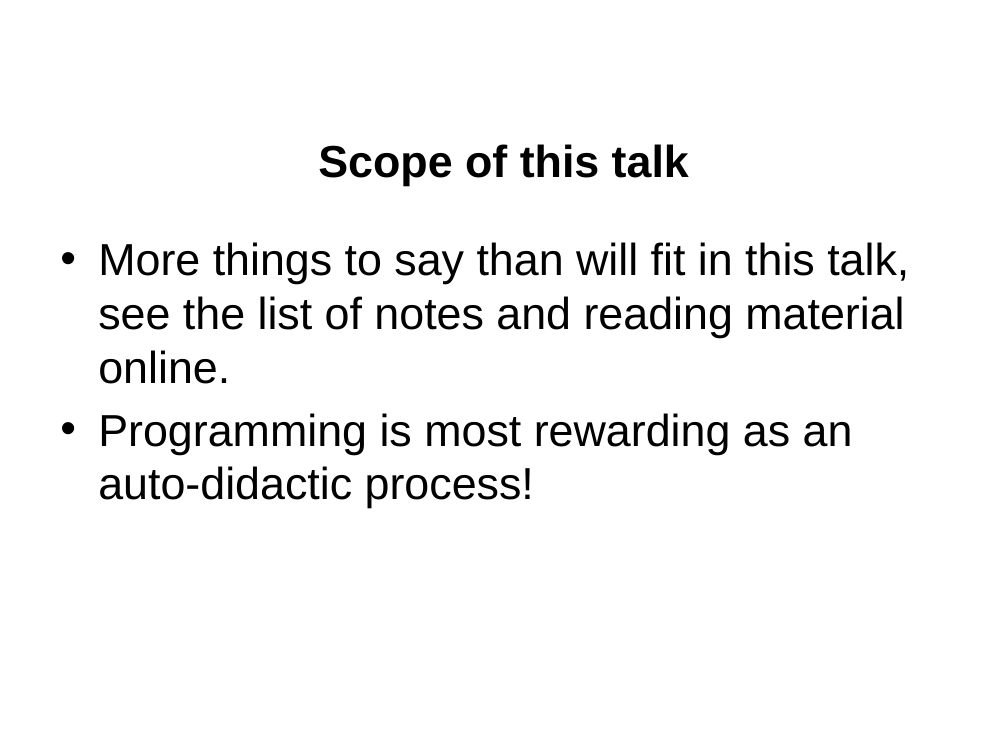
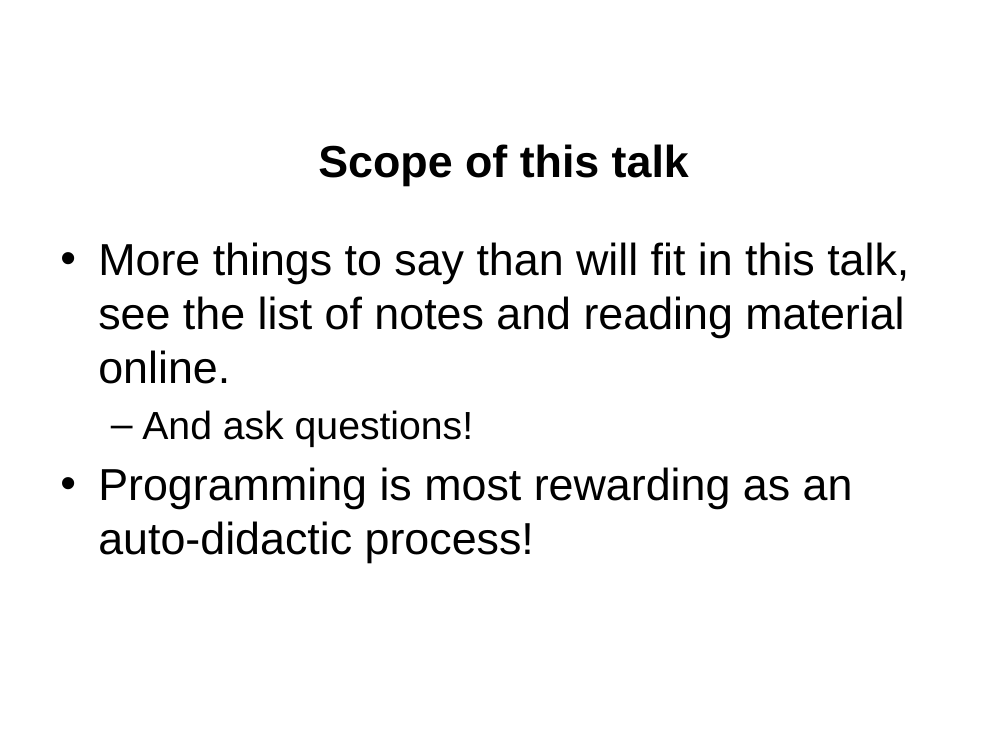
Before and after one commit to jgerity/talks, a slide deck: slide 2 of 2016/computing_workgroup/intro-to-python/intro-to-python.pptx (slide 3 before the commit). Drawn at 1008x756 pixels with LibreOffice and Linux fonts; fonts in the diff are those of the drawing; background and template pictures are left out. Boxes give left, top, right and bottom in pixels: in the first picture for what was removed or moved away, otherwise in the second. Text is boxed around its words. In the diff, an @@ line names an element or a change of style, - is before the commit and + after.

```diff
--- a/2016/computing_workgroup/intro-to-python/intro-to-python.pptx
+++ b/2016/computing_workgroup/intro-to-python/intro-to-python.pptx
@@ text at [142, 410, 473, 447]: paragraph added @@
+  – And ask questions!
```
Also in this commit, not shown: 7 other slides changed, 5 slides added, 1 slide removed.
